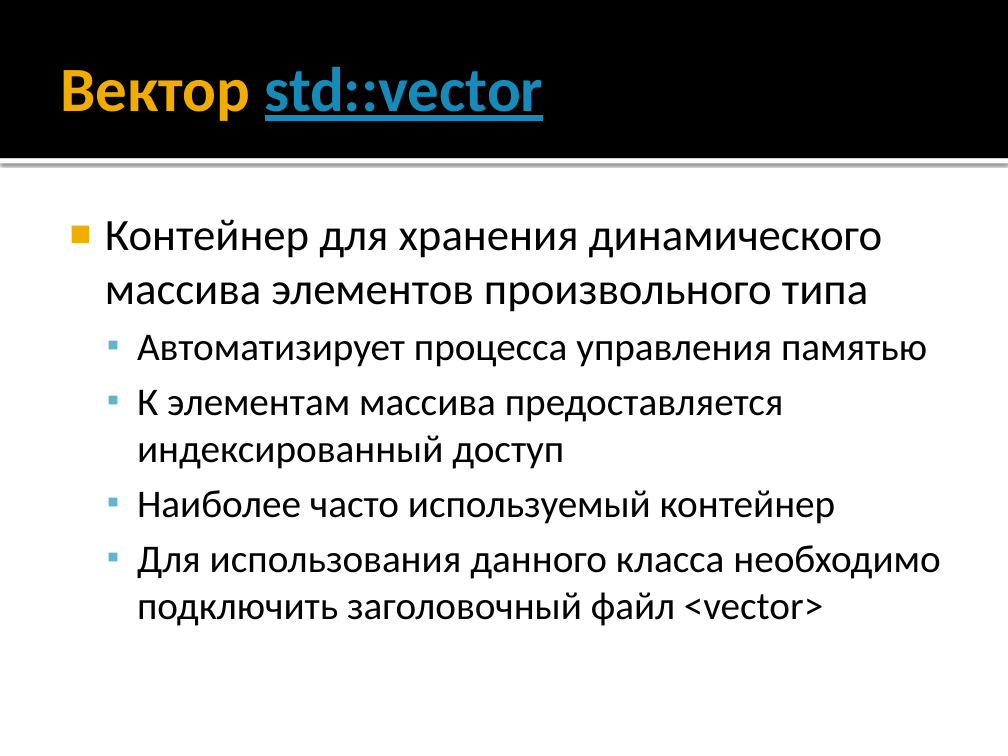
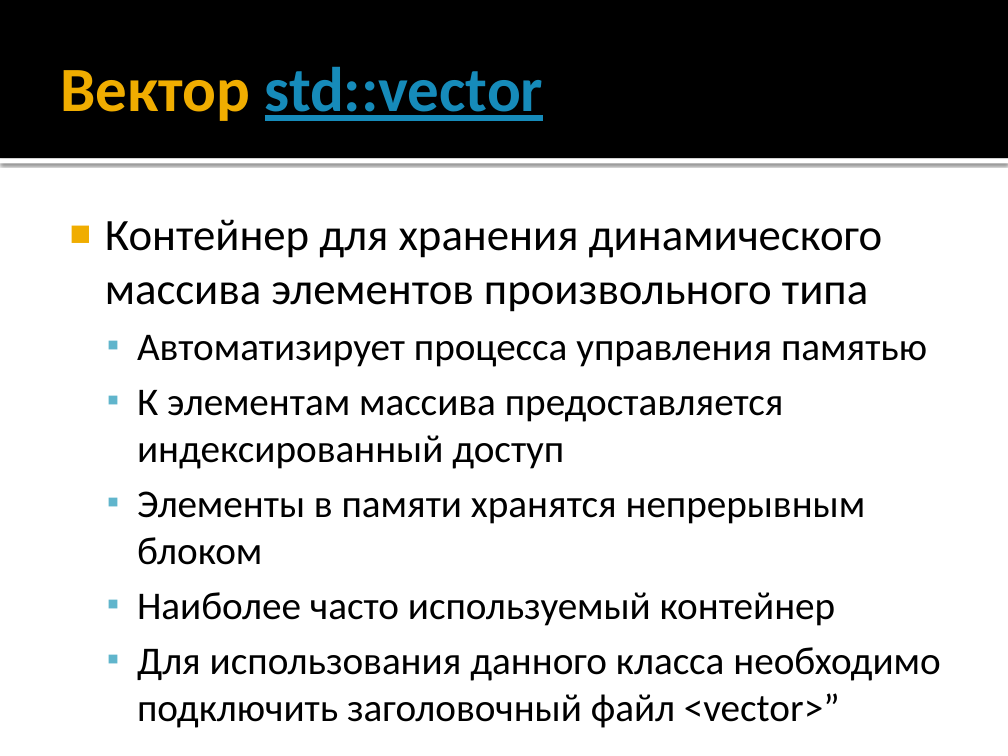
Before and after one commit to alexey-malov/oop, a slide deck: slide 152 of lectures/01/Синтаксис C++.pptx (slide 151 before the commit). Drawn at 1008x756 pixels with LibreOffice and Linux fonts; fonts in the diff are those of the drawing. Boxes give left, top, right and bottom in pixels: in the first picture for what was removed or moved away, otherwise in the second. Text is boxed around its words. In the diff, an @@ line names an element or a change of style, - is before the commit and + after.

```diff
--- a/lectures/01/Синтаксис C++.pptx
+++ b/lectures/01/Синтаксис C++.pptx
@@ text at (137, 491, 866, 565): paragraph added @@
+  ▪ Элементы в памяти хранятся непрерывным блоком
@@ text at (137, 647, 940, 728): text changed @@
-  ▪ Для использования данного класса необходимо подключить заголовочный файл <vector>
+  ▪ Для использования данного класса необходимо подключить заголовочный файл <vector>”
```
Also in this commit, not shown: 24 other slides changed, 19 slides added, 1 other file.
